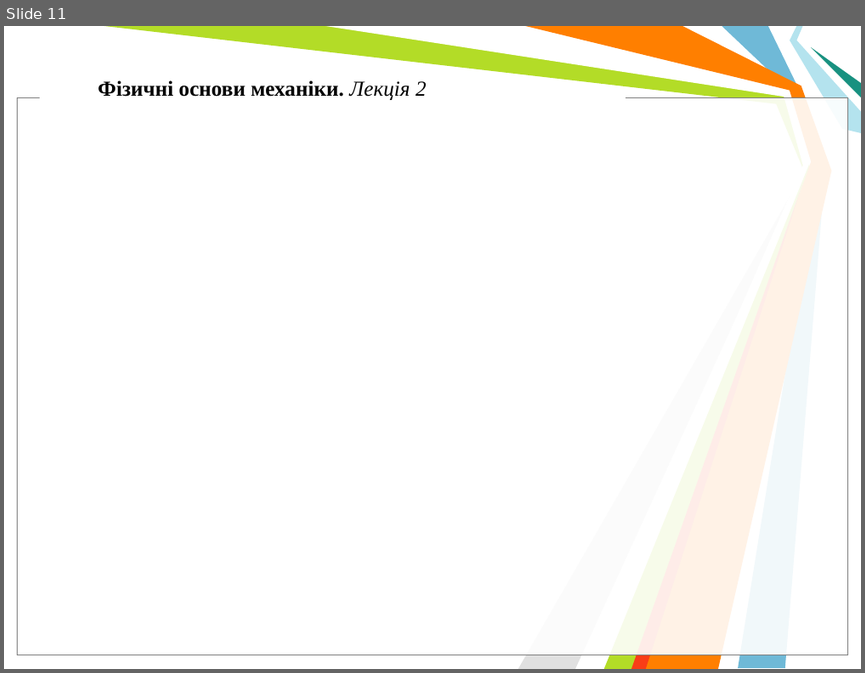
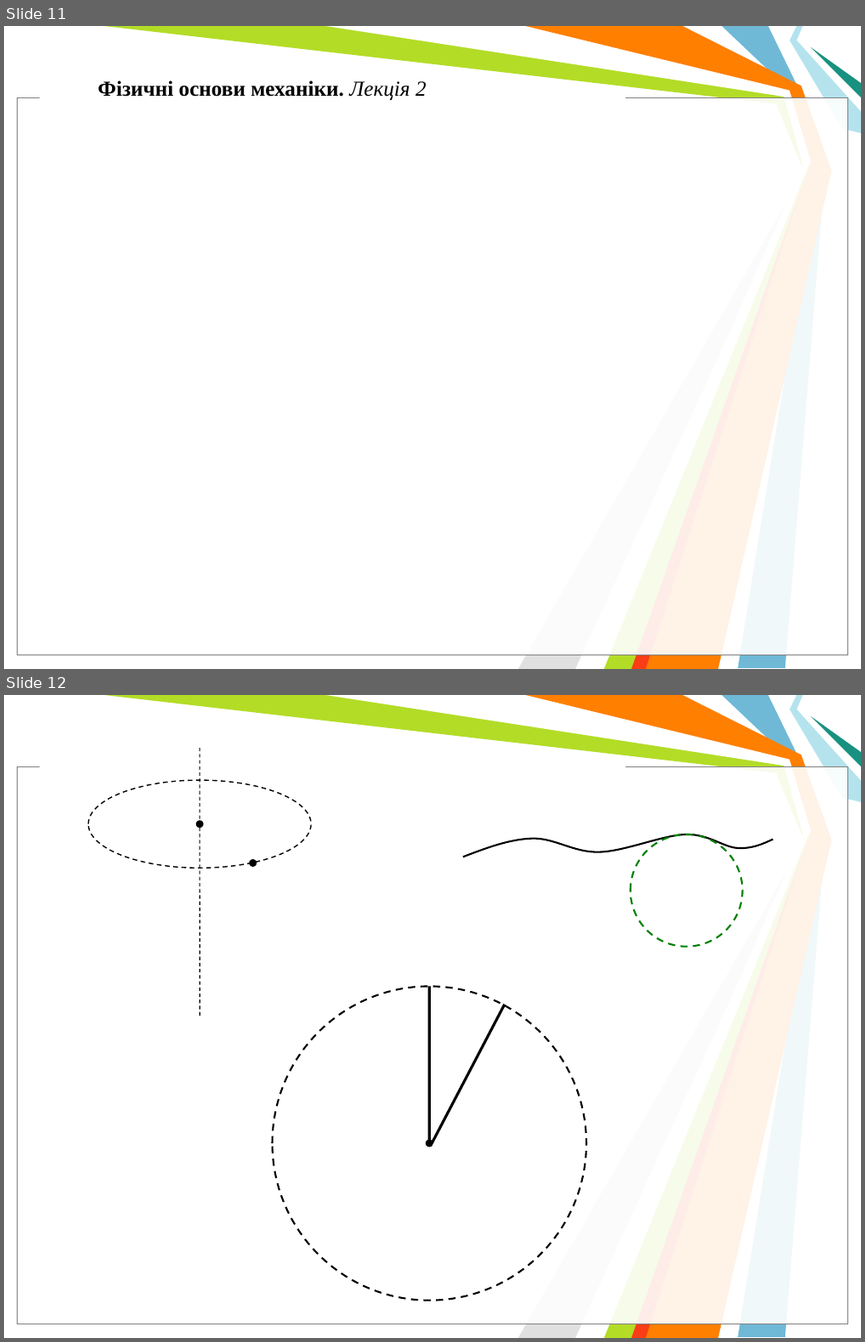
Before and after one commit to l432/NMK, a slide deck: Lecture/Mechanics/AO.ppt. Shown one above the other, each under a label of ours: slide 11 before the commit, slides 11 and 12 after it. The pictures are 865x673 and 865x1342 pixels, drawn with LibreOffice and Linux fonts; fonts in the diff are those of the drawing; background and template pictures are left out. Boxes give left, top, right and bottom in pixels: in the first picture for what was removed or moved away, otherwise in the second. Text is boxed around its words. In the diff, an @@ line names an element or a change of style, - is before the commit and + after.

```diff
--- a/Lecture/Mechanics/AO.ppt
+++ b/Lecture/Mechanics/AO.ppt
@@ slide 12 added at (4,695,861,1338), background #FFFFFF; not listed: 11 template elements that a slide beside it also shows @@
@@ freeform shape added at (463,834,773,857), outline #000000 1.5 pt @@
@@ ellipse added at (630,834,743,947), outline #008000 1.5 pt dashed @@
@@ group added at (88,748,311,1016): 3 ellipses, 1 line @@
@@ group added at (273,987,585,1300): 2 ellipses, 2 lines @@
```
Also in this commit, not shown: 1 other slide added, 1 other file.
